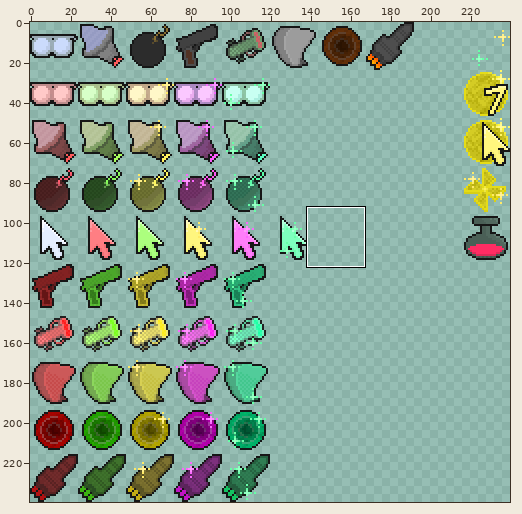
Sprite sheet, stored at SMS_upgSheet.png. Above: a wide view before the commit, with the close-up outlined.
Close-up. Before the commit:
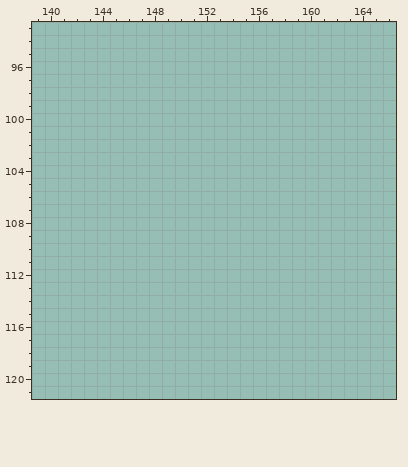
The file is 480x480 pixels, drawn in blocks of 2x2; one block is one cell here. Colours within 5 levels of each other are drawn and written as one. Shown: x 139..166, y 93..121.
Now the later version:
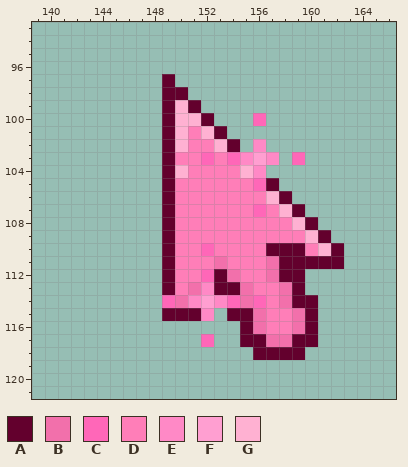
Palette (. is transparent): A #63002d  B #f270ab  C #ff67b8  D #ff7eb8  E #ff89c6  F #ff9fd1  G #ffb1d2
Edits made:
Changed rows in their new state; - is an unchanged pixel.
first column x 149:
 97 A-------------
 98 AA------------
 99 AGA-----------
100 AGGA---C------
101 AGDGA---------
102 AGDDGA-E------
103 ADDCDCEFE-C---
104 AGDDDDGE------
105 ADDDDDDCA-----
106 ADDDDDDDGA----
107 ADDDDDDCDGA---
108 ADDDDDDDDDGA--
109 ADDDDDDDDDDGA-
110 ADDCDDDDAAADGA
111 ADDDBDDDBAAAAA
112 ADDCABDDBAA---
113 ADBEAABDDBA---
114 CBEFECBCDBAA--
115 AAAE-AABDDBA--
116 ------ABDDBA--
117 ---C--AABBAA--
118 -------AAAA---
